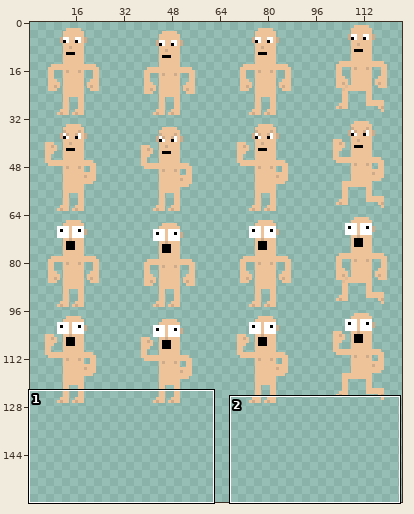
Sprite sheet -- textures/sprites/player_spritesheet_1.png. The first picture is a wide view before the edit; the outline marks the close-up.
Close-up. The starting point:
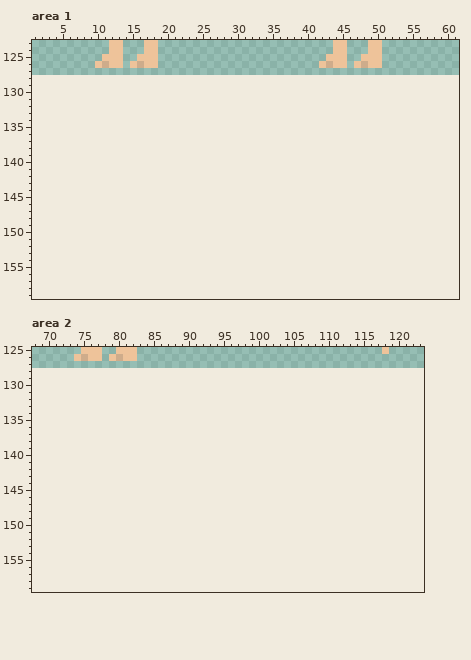
The file is 128x128 pixels. Colours within 5 levels of each other are drawn and written as one. Shown: area 1: x 1..61, y 123..159; area 2: x 68..123, y 125..159. The old version is drawn lined up with the new one, on the new canvas. The wide view leaves out empty margins.
Now the later version:
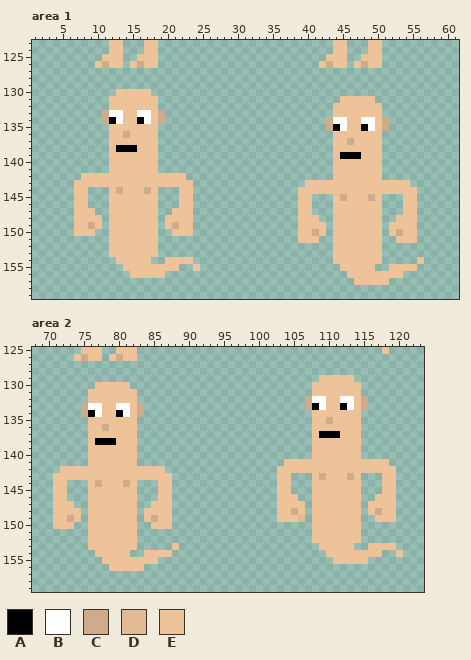
Palette (. is transparent): A #000000  B #ffffff  C #ceac8b  D #e0b995  E #eec39a
Change:
canvas 128x128 -> 128x160
Changed rows in their new state; - is an unchanged pixel.
Area 1:
first column x 7:
130 ------EEEEE---------------------------------------
131 -----EEEEEEE--------------------------EEEEE-------
132 -----EEEEEEE-------------------------EEEEEEE------
133 ----CBBEEBBEC------------------------EEEEEEE------
134 ----CABEEABEC-----------------------CBBEEBBEC-----
135 -----EEEEEEE------------------------CABEEABEC-----
136 -----EECEEEE-------------------------EEEEEEE------
137 -----EEEEEEE-------------------------EECEEEE------
138 -----EAAAEEE-------------------------EEEEEEE------
139 -----EEEEEEE-------------------------EAAAEEE------
140 -----EEEEEEE-------------------------EEEEEEE------
141 -----EEEEEEE-------------------------EEEEEEE------
142 -EEEEEEEEEEEEEEE---------------------EEEEEEE------
143 EEEEEEEEEEEEEEEEE----------------EEEEEEEEEEEEEEE--
144 EE---ECEEECE---EE---------------EEEEEEEEEEEEEEEEE-
145 EE---EEEEEEE---EE---------------EE---ECEEECE---EE-
146 EE---EEEEEEE---EE---------------EE---EEEEEEE---EE-
147 EEE--EEEEEEE--EEE---------------EE---EEEEEEE---EE-
148 EEEE-EEEEEEE-EEEE---------------EEE--EEEEEEE--EEE-
149 EECE-EEEEEEE-ECEE---------------EEEE-EEEEEEE-EEEE-
150 EEE--EEEEEEE--EEE---------------EECE-EEEEEEE-ECEE-
151 -----EEEEEEE--------------------EEE--EEEEEEE--EEE-
152 -----EEEEEEE-------------------------EEEEEEE------
153 -----EEEEEEE-------------------------EEEEEEE------
154 ------EEEEE--EEEE--------------------EEEEEEE-----E
155 -------EEEEEEEE--E--------------------EEEEE--EEEE-
156 --------EEEEE--------------------------EEEEEEEE---
157 ----------------------------------------EEEEE-----
Area 2:
first column x 71:
129 --------------------------------------EEEEE-------
130 ------EEEEE--------------------------EEEEEEE------
131 -----EEEEEEE-------------------------EEEEEEE------
132 -----EEEEEEE------------------------CBBEEBBEC-----
133 ----CBBEEBBEC-----------------------CABEEABEC-----
134 ----CABEEABEC------------------------EEEEEEE------
135 -----EEEEEEE-------------------------EECEEEE------
136 -----EECEEEE-------------------------EEEEEEE------
137 -----EEEEEEE-------------------------EAAAEEE------
138 -----EAAAEEE-------------------------EEEEEEE------
139 -----EEEEEEE-------------------------EEEEEEE------
140 -----EEEEEEE-------------------------EEEEEEE------
141 -----EEEEEEE---------------------EEEEEEEEEEEEEEE--
142 -EEEEEEEEEEEEEEE----------------EEEEEEEEEEEEEEEEE-
143 EEEEEEEEEEEEEEEEE---------------EE---ECEEECE---EE-
144 EE---ECEEECE---EE---------------EE---EEEEEEE---EE-
145 EE---EEEEEEE---EE---------------EE---EEEEEEE---EE-
146 EE---EEEEEEE---EE---------------EEE--EEEEEEE--EEE-
147 EEE--EEEEEEE--EEE---------------EEEE-EEEEEEE-EEEE-
148 EEEE-EEEEEEE-EEEE---------------EECE-EEEEEEE-ECEE-
149 EECE-EEEEEEE-ECEE---------------EEED-EEEEEEE--EEE-
150 EEE--EEEEEEE--EEE--------------------EEEEEEE------
151 -----EEEEEEE-------------------------EEEEEEE------
152 -----EEEEEEE-------------------------EEEEEEE------
153 -----EEEEEEE-----E--------------------EEEEE--EEEE-
154 ------EEEEE--EEEE----------------------EEEEEEEE--E
155 -------EEEEEEEE-------------------------EEEEE-----
156 --------EEEEE-------------------------------------
